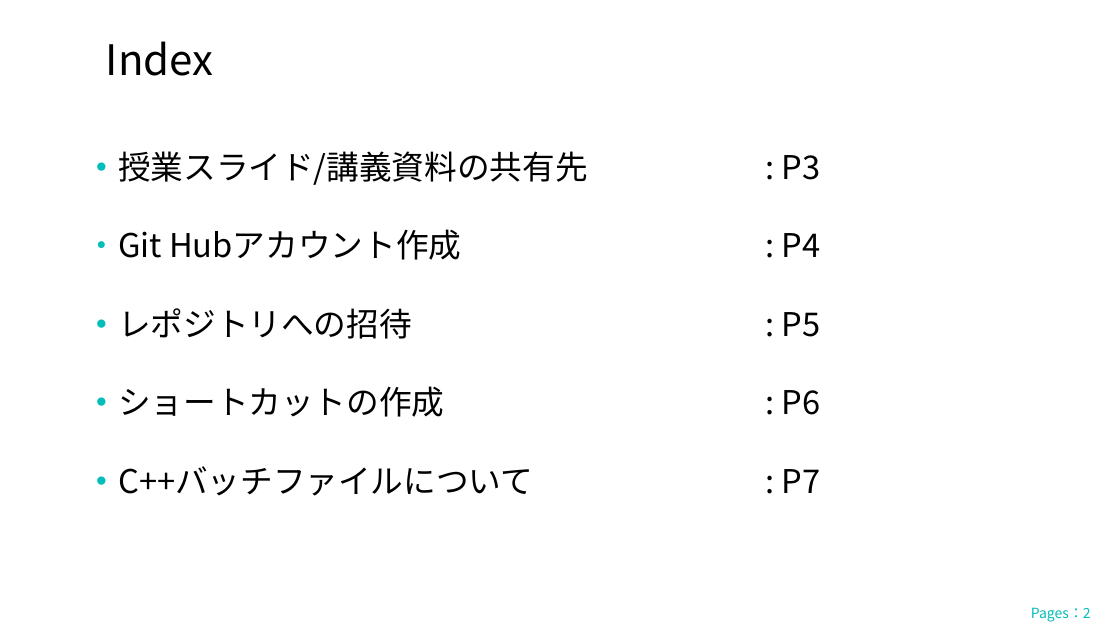
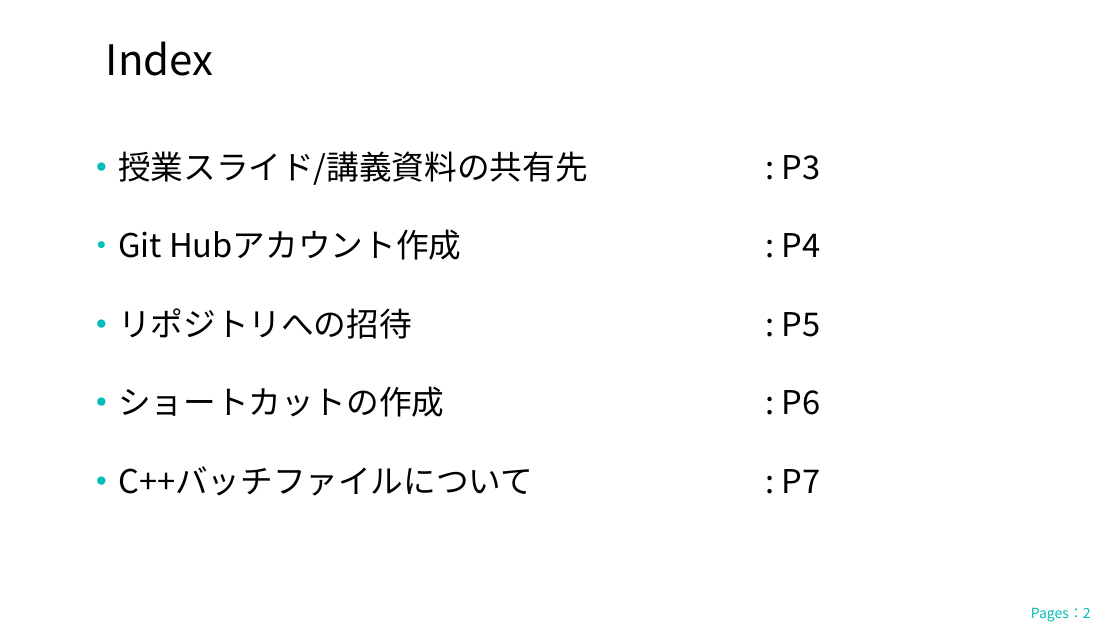
Before and after one commit to elsy0111/Robocon, a slide deck: slide 2 of 授業スライド/制御授業資料0_授業に当たって.pptx. Drawn at 1120x630 pixels with LibreOffice and Linux fonts; fonts in the diff are those of the drawing; background and template pictures are left out. Boxes give left, top, right and bottom in pixels: in the first picture for what was removed or moved away, otherwise in the second. Text is boxed around its words. In the diff, an @@ line names an element or a change of style, - is before the commit and + after.

Commit message:
modify pptx

```diff
--- a/授業スライド/制御授業資料0_授業に当たって.pptx
+++ b/授業スライド/制御授業資料0_授業に当たって.pptx
@@ text at <box>86,308,412,339</box>: text changed @@
-・レポジトリへの招待
+・リポジトリへの招待
```
Also in this commit, not shown: 4 other slides changed.
